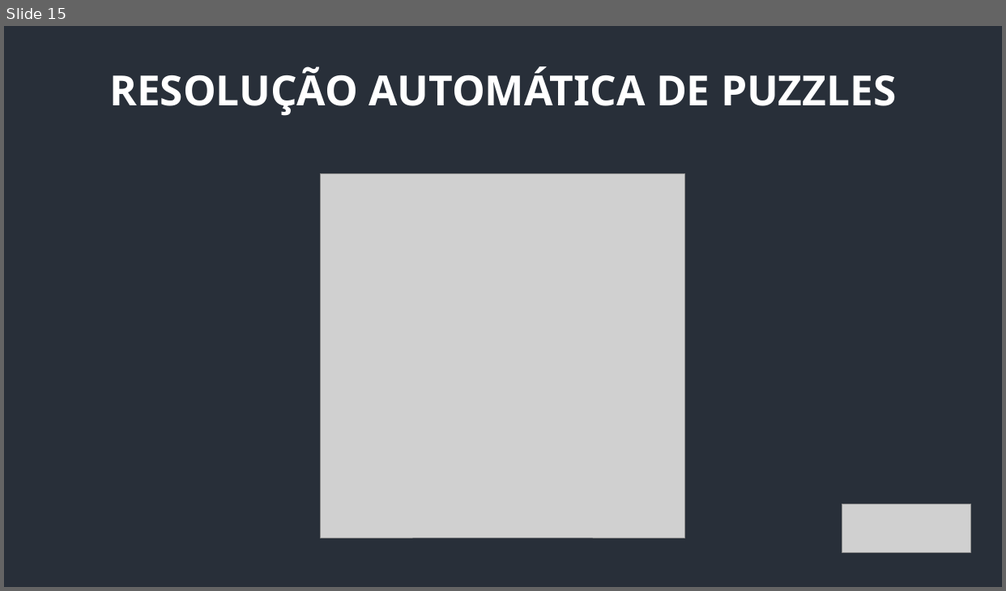
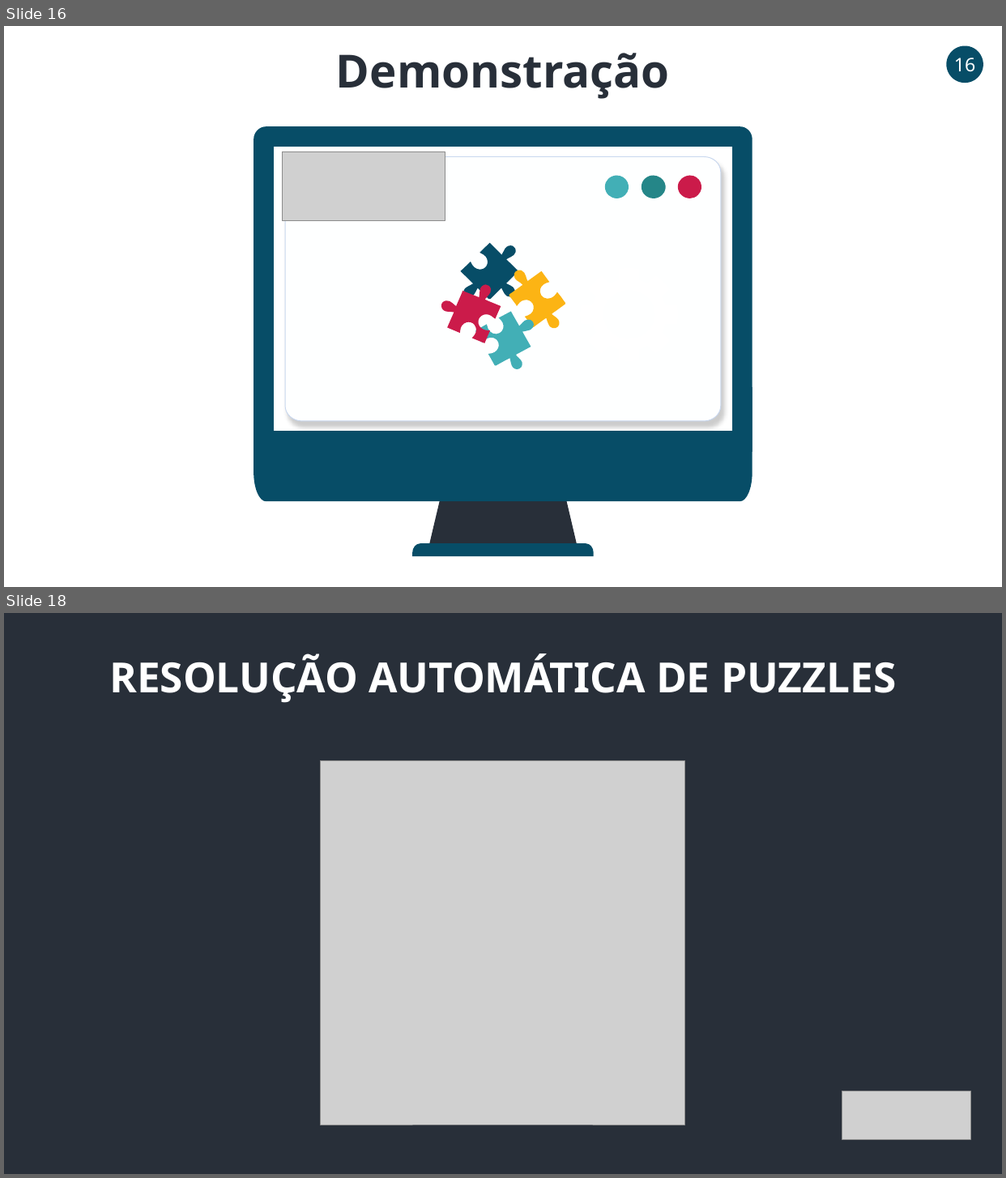
Before and after one commit to PedroCarvalho98/VC2021_22, a slide deck: Project/ApresentacaoFinal.pptx. Shown one above the other, each under a label of ours: slide 15 before the commit, slides 16 and 18 after it; the slides between them are not shown. The pictures are 1006x591 and 1006x1178 pixels, drawn with LibreOffice and Linux fonts; fonts in the diff are those of the drawing; grey boxes stand for pictures. Boxes give left, top, right and bottom in pixels: in the first picture for what was removed or moved away, otherwise in the second. Text is boxed around its words. In the diff, an @@ line names an element or a change of style, - is before the commit and + after.

```diff
--- a/Project/ApresentacaoFinal.pptx
+++ b/Project/ApresentacaoFinal.pptx
@@ slide 16 added at bbox=[4, 26, 1002, 587], background #FFFFFF @@
@@ ellipse added at bbox=[947, 46, 983, 83], fill #074D67, 18 pt, text #FFFFFF @@
+16
@@ text added at bbox=[336, 53, 670, 99], 44 pt, text #282F39, bold @@
+Demonstração
@@ group added at bbox=[254, 126, 752, 557]: 5 freeform shapes @@
@@ picture added at bbox=[282, 152, 445, 220] @@
@@ freeform shape added at bbox=[461, 243, 519, 300], fill #074D67 @@
@@ freeform shape added at bbox=[505, 267, 570, 331], fill #FCB414 @@
@@ group added at bbox=[286, 157, 721, 421]: 5 freeform shapes @@
@@ freeform shape added at bbox=[437, 280, 512, 354], fill #CB1B4A @@
@@ freeform shape added at bbox=[467, 304, 539, 374], fill #42AFB6 @@
@@ what was slide 15 is now slide 18 @@
```
Also in this commit, not shown: 10 slides changed, 4 other slides added, 2 slides removed.
